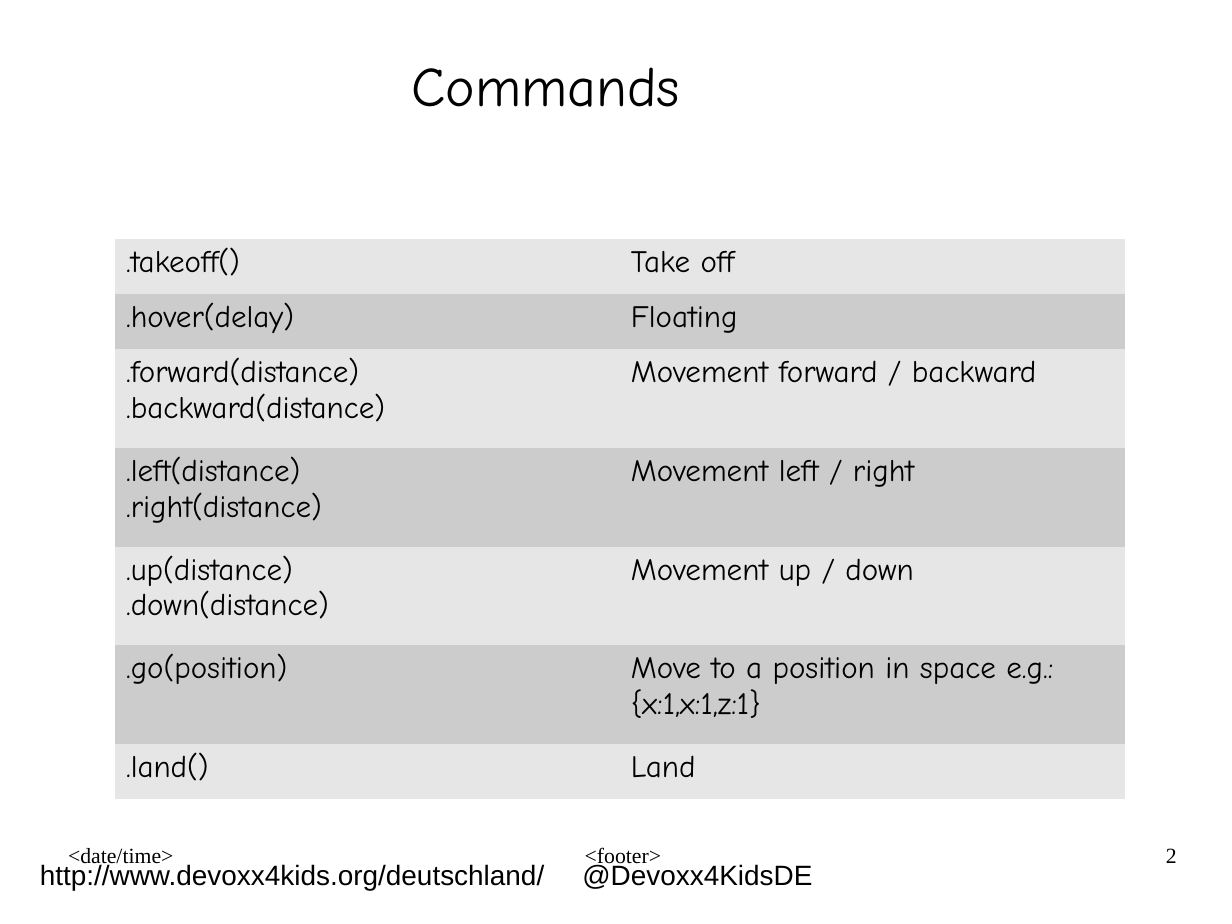
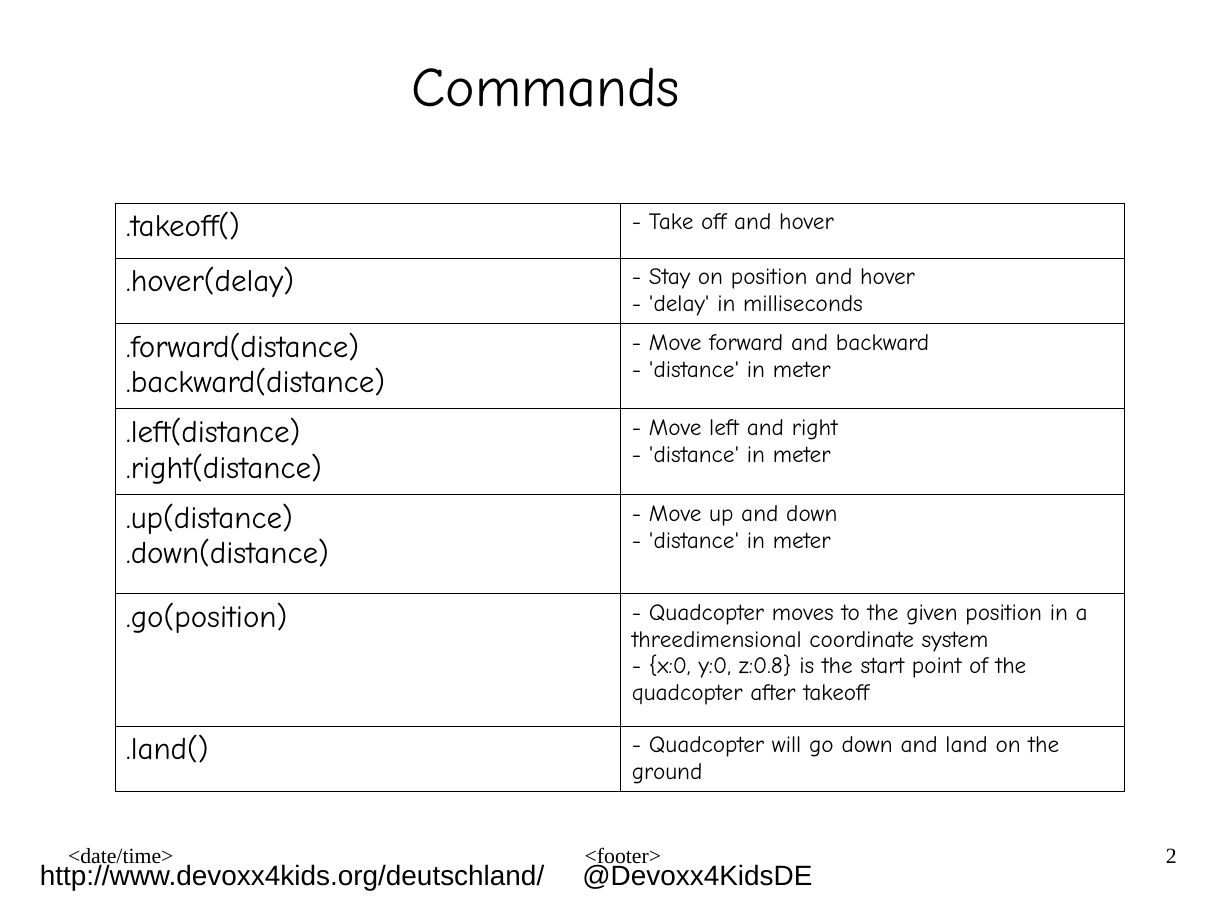
Before and after one commit to derTobsch/ardrone-autonomy-d4k, a slide deck: slide 2 of presentation/quadcopter4kids_handout_v3_eng.odp. Drawn at 1232x924 pixels with LibreOffice and Linux fonts; fonts in the diff are those of the drawing; background and template pictures are left out. Boxes give left, top, right and bottom in pixels: in the first picture for what was removed or moved away, otherwise in the second. Text is boxed around its words. In the diff, an @@ line names an element or a change of style, - is before the commit and + after.

```diff
--- a/presentation/quadcopter4kids_handout_v3_eng.odp
+++ b/presentation/quadcopter4kids_handout_v3_eng.odp
@@ table at (115, 203, 1126, 792) @@
-row 1, column 2: Take off
+row 1, column 2: - Take off and hover
-row 2, column 2: Floating
+row 2, column 2: - Stay on position and hover / - 'delay' in milliseconds
-row 3, column 2: Movement forward / backward
+row 3, column 2: - Move forward and backward / - 'distance' in meter
-row 4, column 2: Movement left / right
+row 4, column 2: - Move left and right / - 'distance' in meter
-row 5, column 2: Movement up / down
+row 5, column 2: - Move up and down / - 'distance' in meter
-row 6, column 2: Move to a position in space e.g.: {x:1,x:1,z:1}
+row 6, column 2: - Quadcopter moves to the given position in a threedimensional coordinate system / - {x:0, y:0, z:0.8} is the start point of the quadcopter after takeoff
-row 7, column 2: Land
+row 7, column 2: - Quadcopter will go down and land on the ground
@@ fill #E6E6E6 to none in 8 cells @@
@@ fill #CCCCCC to none in 6 cells @@
@@ borders changed @@
@@ table: place and size @@
-table at (115, 239, 1126, 799)
+table at (115, 203, 1126, 792)
```
Also in this commit, not shown: 1 other file.
